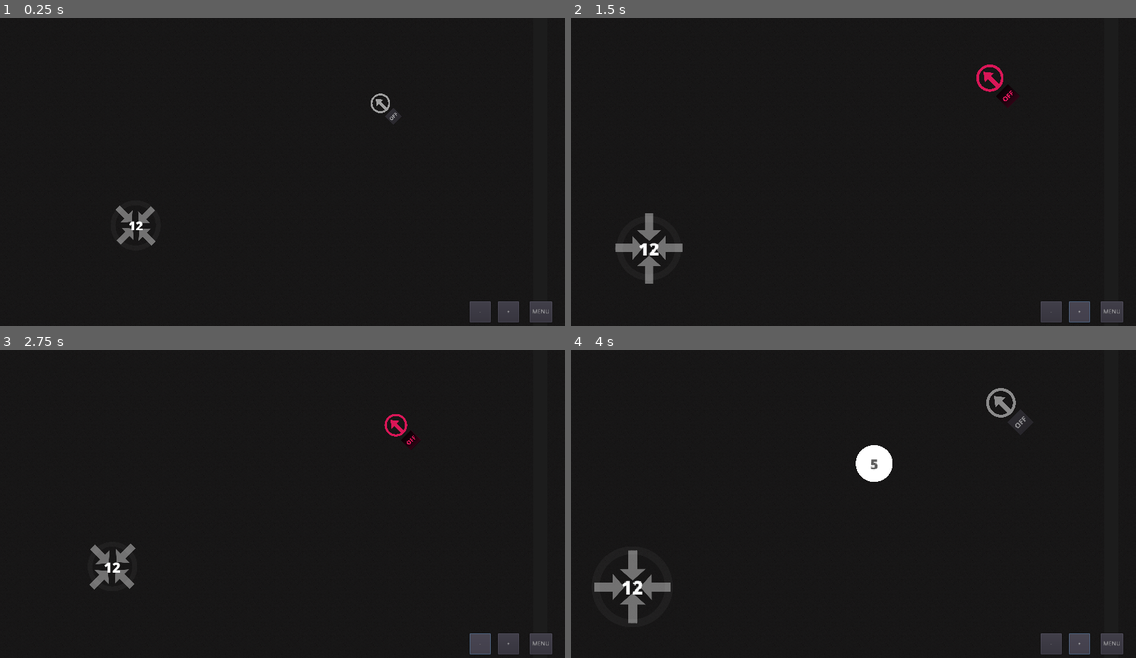
Above: before the commit, frames 1-4 (two rows, left to right).
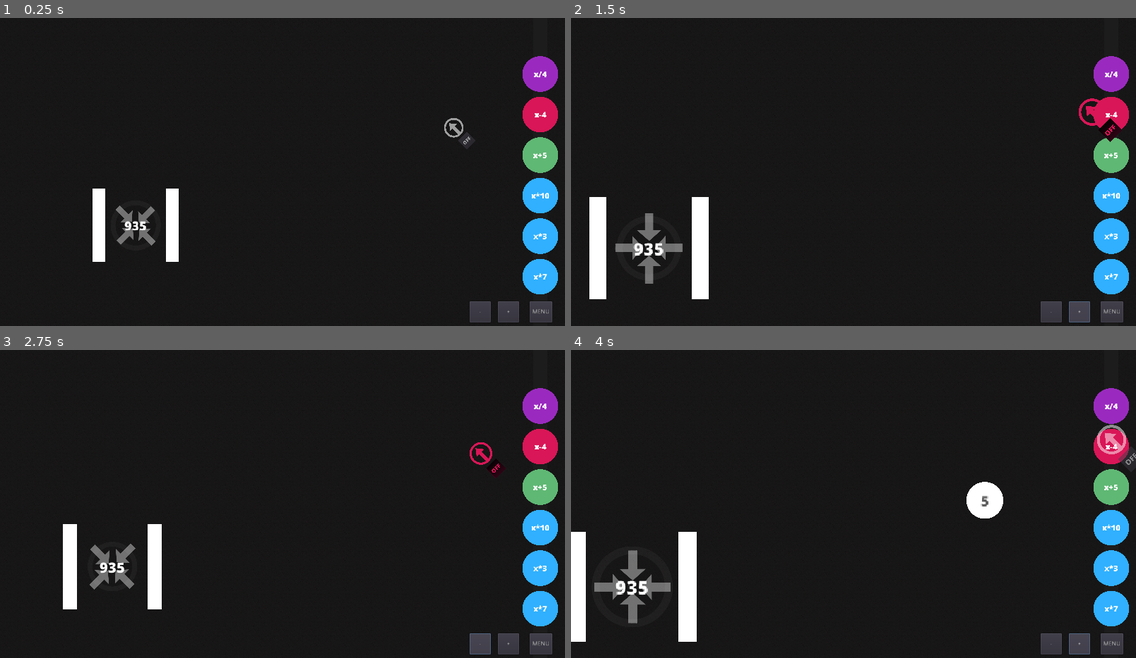
Above: after the commit, the same moments.

Repository: Masonzk/2023TSAVGDSOURCE
Game: Godot game, scene res://Scenes/Levels/7.tscn
Same seed, same stepped clock (60 frames per second), same inputs: the game is played once before the commit and once after it. This scene is started directly instead of the project's main scene.
Inputs:
- Up to frame 1 (0.25 s): no input
- Up to frame 2 (1.5 s): click "OFF" at 0.5 s; click "+" at 1.25 s
- Up to frame 3 (2.75 s): click "-" at 2 s
- Up to frame 4 (4 s): click "OFF" at 2.75 s; click "+" at 3.5 s

The runs differ from the first frame. In frame 1, 4.9% of the frame differs, in the area x 16-99%, y 12-90%; in frame 2, 5.9%; in frame 3, 5.2%; in frame 4, 7.3%, in the area x 0-100%, y 12-95%.

Commit message:
Created Level 7
That's all.

Diff:
--- a/Scenes/Levels/7.tscn
+++ b/Scenes/Levels/7.tscn
@@ -3,3 +3,34 @@
 [ext_resource path="res://Scenes/Levels/Base.tscn" type="PackedScene" id=1]
 
 [node name="7" instance=ExtResource( 1 )]
+expressions = [ "x*7", "x*3", "x*10", "x+5", "x-4", "x/4" ]
+
+[node name="Emitter" parent="." index="0"]
+position = Vector2( 1088, 256 )
+
+[node name="Collector" parent="." index="1"]
+desired_value = 935.0
+
+[node name="Left Wall" type="StaticBody2D" parent="." index="5"]
+position = Vector2( 336, 608 )
+__meta__ = {
+"_edit_group_": true
+}
+
+[node name="Polygon2D" type="Polygon2D" parent="Left Wall" index="0"]
+polygon = PoolVector2Array( 0, 0, 0, -192, 32, -192, 32, 0 )
+
+[node name="CollisionPolygon2D" type="CollisionPolygon2D" parent="Left Wall" index="1"]
+polygon = PoolVector2Array( 0, 0, 32, 0, 32, -192, 0, -192 )
+
+[node name="Right Wall" type="StaticBody2D" parent="." index="6"]
+position = Vector2( 144, 608 )
+__meta__ = {
+"_edit_group_": true
+}
+
+[node name="Polygon2D" type="Polygon2D" parent="Right Wall" index="0"]
+polygon = PoolVector2Array( 0, 0, 0, -192, 32, -192, 32, 0 )
+
+[node name="CollisionPolygon2D" type="CollisionPolygon2D" parent="Right Wall" index="1"]
+polygon = PoolVector2Array( 0, 0, 32, 0, 32, -192, 0, -192 )
